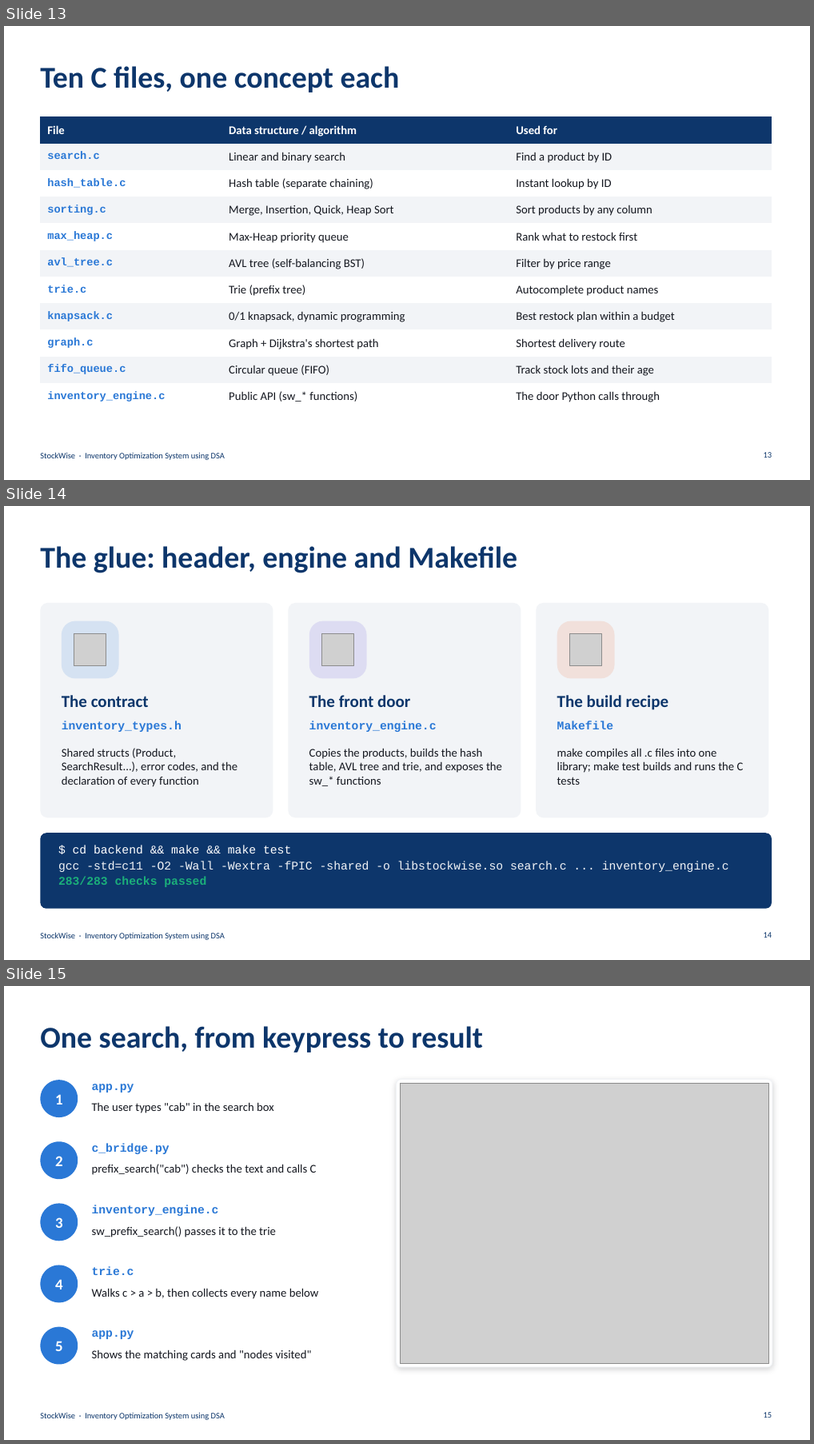
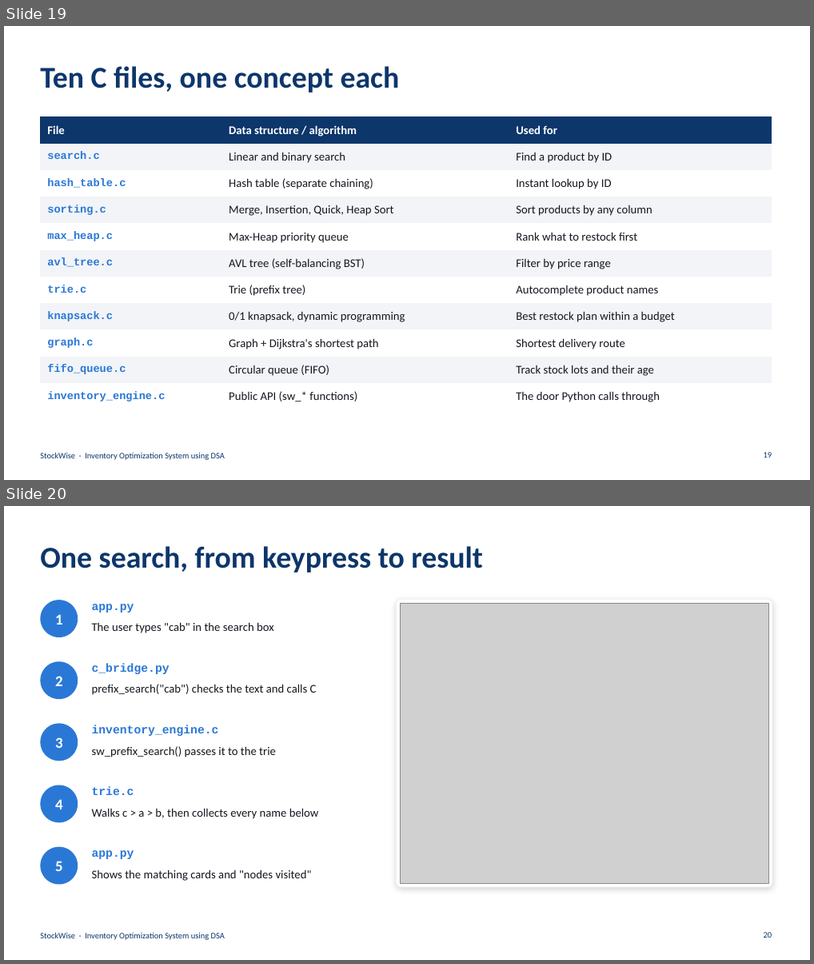
Before and after one commit to AatifAhmedShaikh/StockWise-Dsa, a slide deck: docs/StockWise_Project_Overview.pptx. Shown one above the other, each under a label of ours: slides 13, 14 and 15 before the commit, slides 19 and 20 after it. The pictures are 814x1444 and 814x964 pixels, drawn with LibreOffice and Linux fonts; fonts in the diff are those of the drawing; grey boxes stand for pictures. Boxes give left, top, right and bottom in pixels: in the first picture for what was removed or moved away, otherwise in the second. Text is boxed around its words. In the diff, an @@ line names an element or a change of style, - is before the commit and + after.

```diff
--- a/docs/StockWise_Project_Overview.pptx
+++ b/docs/StockWise_Project_Overview.pptx
@@ slide 14 removed at [4,506,810,960], background #FFFFFF; not listed: 1 template element that a slide beside it also shows @@
@@ title removed at [40,546,518,573] @@
-The glue: header, engine and Makefile
@@ rounded rectangle removed at [40,603,274,817] @@
@@ rounded rectangle removed at [62,621,119,679] @@
@@ rounded rectangle removed at [288,603,522,817] @@
@@ rounded rectangle removed at [310,621,367,679] @@
@@ rounded rectangle removed at [536,603,770,817] @@
@@ rounded rectangle removed at [558,621,615,679] @@
@@ picture removed at [74,634,106,666] @@
@@ picture removed at [322,634,354,666] @@
@@ picture removed at [570,634,602,666] @@
@@ text removed at [62,695,149,707] @@
-The contract
@@ text removed at [310,695,410,707] @@
-The front door
@@ text removed at [558,695,670,710] @@
-The build recipe
@@ text removed at [62,720,182,732] @@
-inventory_types.h
@@ text removed at [310,720,437,732] @@
-inventory_engine.c
@@ text removed at [558,720,614,729] @@
-Makefile
@@ text removed at [62,748,238,787] @@
-Shared structs (Product, SearchResult...), error codes, and the declaration of every function
@@ text removed at [310,748,502,786] @@
-Copies the products, builds the hash table, AVL tree and trie, and exposes the sw_* functions
@@ text removed at [558,748,744,784] @@
-make compiles all .c files into one library; make test builds and runs the C tests
@@ rounded rectangle removed at [40,832,772,908] @@
@@ text removed at [58,844,730,887] @@
-$ cd backend && make && make test
-gcc -std=c11 -O2 -Wall -Wextra -fPIC -shared -o libstockwise.so search.c ... inventory_engine.c
-283/283 checks passed
@@ page number removed at [764,932,773,937] @@
-14
@@ what was slide 13 is now slide 19 @@
@@ what was slide 15 is now slide 20 @@
@@ page number at [764,932,773,937]: text changed @@
-15
+20
```
Also in this commit, not shown: 2 slides changed, 9 slides added, 1 other slide removed, 1 other file.
